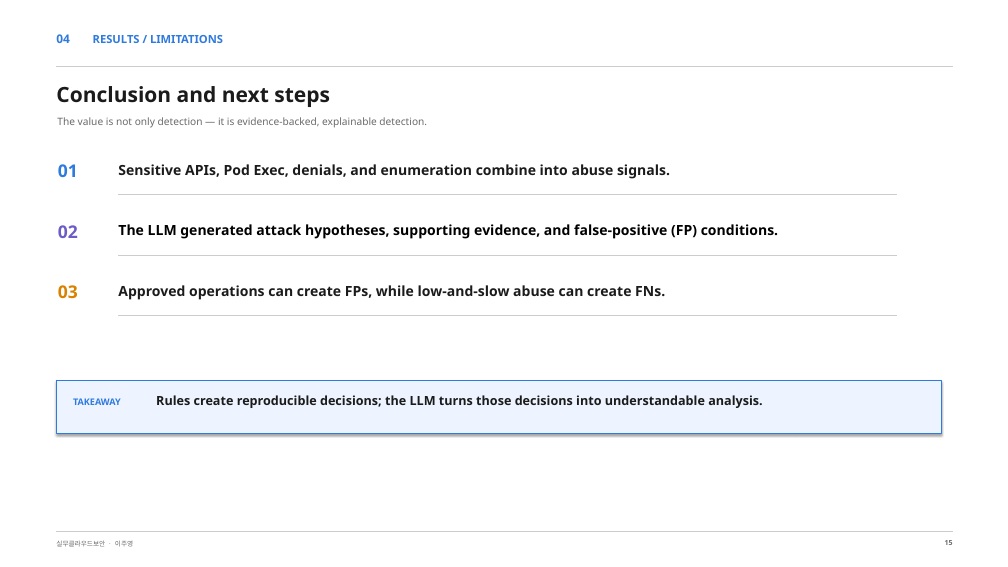
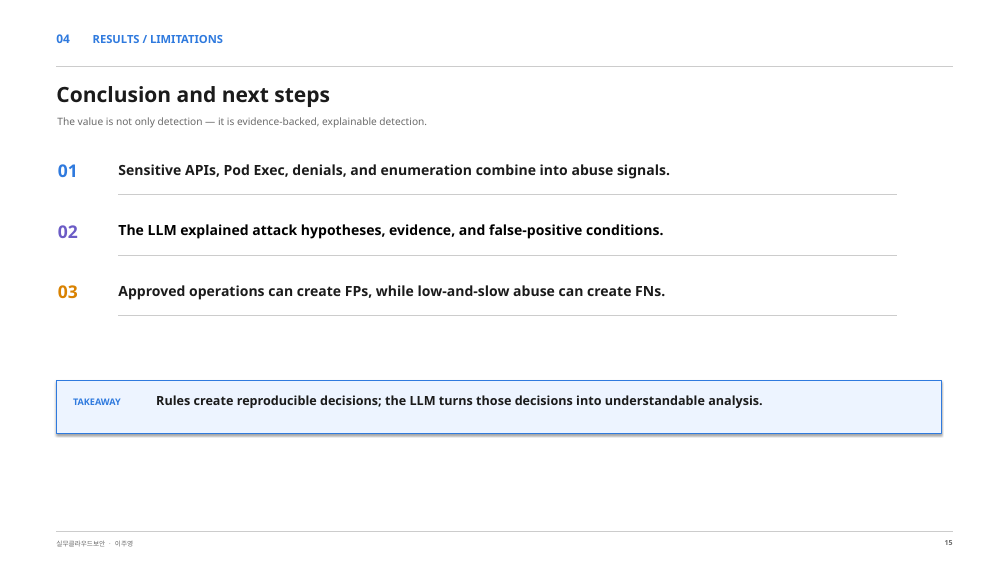
Before and after one commit to leeju0/Cloud_PBL, a slide deck: slide 15 of presentation/api_credential_abuse_detection.pptx. Drawn at 1008x567 pixels with LibreOffice and Linux fonts; fonts in the diff are those of the drawing. Boxes give left, top, right and bottom in pixels: in the first picture for what was removed or moved away, otherwise in the second. Text is boxed around its words. In the diff, an @@ line names an element or a change of style, - is before the commit and + after.

```diff
--- a/presentation/api_credential_abuse_detection.pptx
+++ b/presentation/api_credential_abuse_detection.pptx
@@ text at <box>118,224,663,239</box>: text changed @@
-The LLM generated attack hypotheses, supporting evidence, and false-positive (FP) conditions.
+The LLM explained attack hypotheses, evidence, and false-positive conditions.
```
Also in this commit, not shown: 11 other slides changed, 1 other file.
